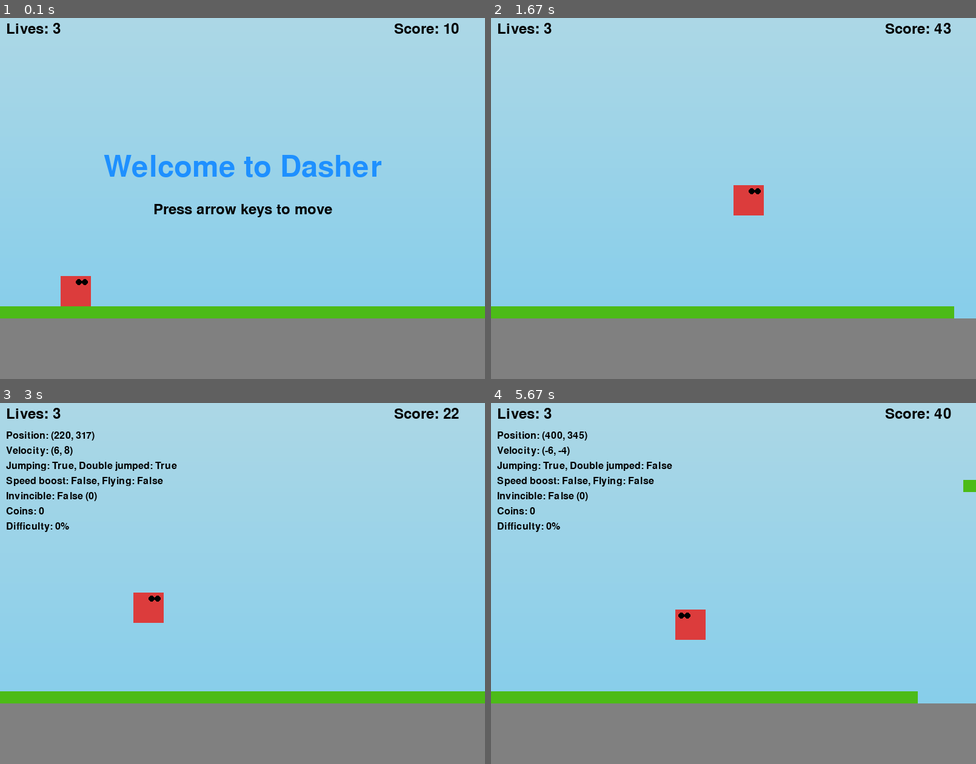
Above: before the commit, frames 1-4 (two rows, left to right).
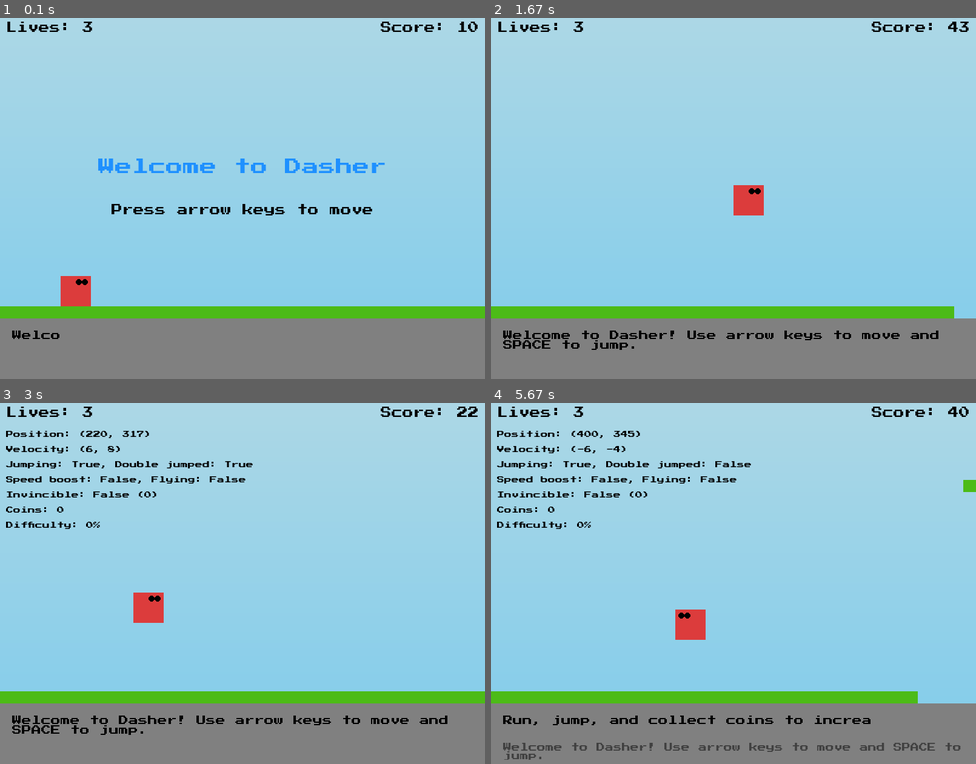
Above: after the commit, the same moments.

Repository: jakezhiming/dasher
Game: pygame game, started from main.py
The game is run twice, just before and just after one commit, with the same random seed, the same clock (stepped at 60 frames per second) and the same inputs.
Inputs:
- Up to frame 1 (0.1 s): no input
- Up to frame 2 (1.67 s): tap D at 0.33, 0.82 s; hold Right 0.67-1.13 s; tap Space at 0.73, 1.03, 1.23, 1.53 s; hold Right 1.17-1.63 s
- Up to frame 3 (3 s): hold Left 1.67-2.2 s; tap Space at 1.73, 2.03, 2.3, 2.6, 2.73 s; hold Left 2.23-2.63 s; tap D at 2.38 s; hold Right from 2.67 s (still down)
- Up to frame 4 (5.67 s): tap Space at 3.03, 3.4, 3.7, 3.9, 4.2, 4.4, 4.7, 5.47 s; release Right at 3.3 s; hold Left 3.33-3.8 s; hold Right 3.83-4.3 s; tap D at 3.98, 5.55 s; hold Right 4.33-4.8 s; hold Left from 5.4 s (still down)

The runs differ from the first frame. In frame 1, 2.9% of the frame differs, in the area x 1-99%, y 1-89%; in frame 2, 1.5%; in frame 3, 3.8%; in frame 4, 4.2%, in the area x 1-99%, y 1-99%.

Commit message:
add status messages, change font

Diff:
--- a/main.py
+++ b/main.py
@@ -3,6 +3,65 @@
 
 # Initialize Pygame
 pygame.init()
+
+# Load retro font
+FONT_PATH = "fonts/press-start-2p.ttf"
+
+# Function to get retro font with specified size
+def get_retro_font(size):
+    try:
+        return pygame.font.Font(FONT_PATH, size)
+    except:
+        # Fallback to default font if the retro font fails to load
+        print("Warning: Could not load retro font, using default font instead")
+        return pygame.font.Font(None, size)
+
+# Function to render text with proper wrapping to prevent cutoff
+def render_retro_text(text, size, color, max_width=None):
+    font = get_retro_font(size)
+
+    # If no max width specified or text fits, render normally
+    if max_width is None or font.size(text)[0] <= max_width:
+        return font.render(text, True, color)
+
+    # Text needs wrapping
+    words = text.split(' ')
+    lines = []
+    current_line = []
+
+    for word in words:
+        # Try adding the word to the current line
+        test_line = ' '.join(current_line + [word])
+        test_width = font.size(test_line)[0]
+
+        if test_width <= max_width:
+            # Word fits, add it to the current line
+            current_line.append(word)
+        else:
+            # Word doesn't fit, start a new line
+            if current_line:  # Only add the line if it's not empty
+                lines.append(' '.join(current_line))
+            current_line = [word]
+
+    # Add the last line if it's not empty
+    if current_line:
+        lines.append(' '.join(current_line))
+
+    # Render each line
+    line_surfaces = [font.render(line, True, color) for line in lines]
+
+    # Calculate the total height needed
+    line_height = font.get_linesize()
+    total_height = line_height * len(line_surfaces)
+
+    # Create a surface to hold all lines
+    text_surface = pygame.Surface((max_width, total_height), pygame.SRCALPHA)
+
+    # Blit each line onto the surface
+    for i, line_surface in enumerate(line_surfaces):
+        text_surface.blit(line_surface, (0, i * line_height))
+
+    return text_surface
 
 # Constants
 WIDTH = 800
@@ -30,6 +89,7 @@
 # Colors
 BLACK = (0, 0, 0)
 WHITE = (255, 255, 255)
+DARK_GREY = (64, 64, 64)
 RED = (220, 60, 60)        # Softer red for player
 DARK_RED = (180, 0, 0)     # Darker red for damage invincibility
 GREEN = (76, 187, 23)      # Vibrant green for floors/platforms
@@ -51,6 +111,11 @@
 space_key_pressed = False  # Track if space key was pressed in the previous frame
 show_debug = False  # Initialize debug display flag
 d_key_pressed = False  # Track D key state to prevent multiple toggles
+
+# Game over states
+GAME_RUNNING = 0
+GAME_LOST_MESSAGE = 1
+GAME_OVER = 2
 
 # Collision detection
 def collide(rect1, rect2):
@@ -123,7 +188,7 @@
             pygame.draw.circle(screen, BLACK, (int(screen_x + 20), eye_y), 5)
 
     def update(self, floors, platforms, obstacles, coins, power_ups):
-        global game_over
+        global game_over, game_state
 
         if self.immobilized:
             if pygame.time.get_ticks() - self.immobilized_timer > IMMOBILIZED_DURATION:
@@ -224,6 +289,9 @@
         if self.y > PLAY_AREA_HEIGHT:
             self.lives -= 1
             if self.lives > 0:
+                # Reset the last_life message flag if we have more than 1 life left
+                if self.lives > 1:
+                    message_manager.shown_messages.discard("last_life")
                 self.x = self.respawn_x
                 self.y = self.respawn_y
                 self.vx = 0
@@ -238,6 +306,9 @@
         if obstacle_collision and not self.invincible:
             self.lives -= 1
             if self.lives > 0:
+                # Reset the last_life message flag if we have more than 1 life left
+                if self.lives > 1:
+                    message_manager.shown_messages.discard("last_life")
                 self.start_invincibility(from_damage=True)
                 # Push player away from obstacle slightly to prevent immediate re-collision
                 if collided_obstacle:
@@ -268,6 +339,8 @@
                     self.flying_timer = pygame.time.get_ticks()
                 elif power_up.type == 'invincibility':
                     self.start_invincibility(from_damage=False)
+                elif power_up.type == 'life':
+                    self.add_life()
                 power_ups.remove(power_up)
 
         # Update power-up effects
@@ -290,6 +363,14 @@
         self.invincible = True
         self.invincible_timer = pygame.time.get_ticks()
         self.invincible_from_damage = from_damage
+
+    def add_life(self):
+        """Add a life to the player and reset the last_life message flag."""
+        self.lives += 1
+        # Reset the last_life message flag so it can be shown again if needed
+        message_manager.shown_messages.discard("last_life")
+        # Display a message when a life is added
+        message_manager.set_message("Yippee! Extra life collected!")
 
 # Floor class
 class Floor:
@@ -354,7 +435,7 @@
         self.center_y = self.y + self.radius
 
     def draw(self, camera_x):
-        color = BLUE if self.type == 'speed' else CYAN if self.type == 'flying' else MAGENTA
+        color = BLUE if self.type == 'speed' else CYAN if self.type == 'flying' else MAGENTA if self.type == 'invincibility' else RED if self.type == 'life' else MAGENTA
         # Draw a circle instead of a rectangle
         pygame.draw.circle(screen, color, (self.center_x - camera_x, self.center_y), self.radius)
 
@@ -411,61 +492,189 @@
     elif player.x < camera_x + WIDTH * 0.3:
         camera_x = max(dynamic_left_boundary, player.x - WIDTH * 0.3)
 
-# Status bar
+class StatusMessageManager:
+    def __init__(self):
+        self.current_message = ""
+        self.target_message = ""
+        self.display_index = 0
+        self.last_char_time = 0
+        self.char_delay = 5  # Milliseconds between characters
+        self.last_default_time = 0
+        self.default_message_delay = 5000  # 5 seconds between default messages
+        self.default_message_index = 0
+
+        # Keep track of the last two messages
+        self.previous_message = ""
+        self.current_full_message = ""
+
+        # Track messages that should only be shown once
+        self.shown_messages = set()
+
+        # Initialize with a welcome message
+        self.set_message("Welcome to Dasher! Use arrow keys to move and SPACE to jump.")
+
+    def set_message(self, message):
+        """Set a new message. Newer messages always take precedence."""
+        if message != self.target_message:
+            # Save the current message as previous before setting the new one
+            if self.current_full_message:
+                self.previous_message = self.current_full_message
+
+            self.target_message = message
+            self.current_full_message = message
+            self.display_index = 0
+            self.last_char_time = pygame.time.get_ticks()
+
+    def update(self):
+        """Update the streaming text effect."""
+        current_time = pygame.time.get_ticks()
+
+        # If we're still streaming the message
+        if self.display_index < len(self.target_message):
+            if current_time - self.last_char_time > self.char_delay:
+                self.display_index += 1
+                self.current_message = self.target_message[:self.display_index]
+                self.last_char_time = current_time
+        else:
+            # Message is fully displayed
+            self.current_message = self.target_message
+
+        return self.current_message
+
+    def can_show_default_message(self):
+        """Check if enough time has passed to show a new default message."""
+        return pygame.time.get_ticks() - self.last_default_time > self.default_message_delay
+
+    def set_default_message_shown(self):
+        """Mark that a default message has been shown."""
+        self.last_default_time = pygame.time.get_ticks()
+        self.default_message_index = (self.default_message_index + 1) % 5  # Cycle through 5 default messages
+
+    def get_previous_message(self):
+        """Get the previous message."""
+        return self.previous_message
+
+    def has_shown_message(self, message_key):
+        """Check if a specific message has already been shown."""
+        return message_key in self.shown_messages
+
+    def mark_message_shown(self, message_key):
+        """Mark a specific message as having been shown."""
+        self.shown_messages.add(message_key)
+
+# Create a global instance of the message manager
+message_manager = StatusMessageManager()
+
+def get_status_message(player):
+    """
+    Generate a status message based on the current game state.
+    This function will be easy to replace with an LLM-based solution in the future.
+    """
+    # Default messages that cycle based on time
+    default_messages = [
+        "Run, jump, and collect coins to increase your score!",
+        "Watch out for obstacles ahead!",
+        "Try to go as far as you can!",
+        "Collect power-ups to gain special abilities!",
+        "Press SPACE to jump. Double-tap to double jump!"
+    ]
+
+    # Priority order for messages (most important first)
+    if player.lives == 1 and not message_manager.has_shown_message("last_life"):
+        message_manager.set_message("You're on your last life! Be careful!")
+        message_manager.mark_message_shown("last_life")
+    elif player.lives > 0 and player.invincible and player.invincible_from_damage:
+        message_manager.set_message("Ouch! You're temporarily invincible after taking damage.")
+    elif player.invincible and not player.invincible_from_damage:
+        message_manager.set_message("You're invincible! Nothing can hurt you now!")
+    elif player.flying:
+        message_manager.set_message("You can fly now! Press SPACE to soar through the sky!")
+    elif player.speed_boost:
+        message_manager.set_message("Super speed activated! Zoom zoom!")
+    elif player.immobilized:
+        message_manager.set_message("You're stuck! Wait to regain movement.")
+    # Only show default messages if it's been a while since the last one
+    elif message_manager.can_show_default_message():
+        message_manager.set_message(default_messages[message_manager.default_message_index])
+        message_manager.set_default_message_shown()
+
+    # Update and return the current streaming message
+    return message_manager.update()
+
 def draw_status_bar(player):
     # Draw lives at top left
-    font = pygame.font.Font(None, 36)
-    lives_text = font.render(f"Lives: {player.lives}", True, BLACK)
+    lives_text = render_retro_text(f"Lives: {player.lives}", 18, BLACK)
     screen.blit(lives_text, (10, 10))
 
     # Draw score at top right
-    score_text = font.render(f"Score: {player.score}", True, BLACK)
-    screen.blit(score_text, (WIDTH - 150, 10))
-
-    # Status bar is kept empty as requested
+    score_text = render_retro_text(f"Score: {player.score}", 18, BLACK)
+    score_rect = score_text.get_rect()
+    screen.blit(score_text, (WIDTH - score_rect.width - 10, 10))
+
+    # Draw status bar with message
     pygame.draw.rect(screen, GRAY, (0, PLAY_AREA_HEIGHT, WIDTH, STATUS_BAR_HEIGHT))
+
+    # Get and display the streaming status message
+    message = get_status_message(player)
+
+    # Calculate max width for messages (leave some margin on both sides)
+    max_message_width = WIDTH - 40
+
+    # Display previous message in second row (slightly smaller and faded)
+    previous_message = message_manager.get_previous_message()
+    if previous_message:
+        prev_text = render_retro_text(previous_message, 14, DARK_GREY, max_message_width)
+        screen.blit(prev_text, (20, PLAY_AREA_HEIGHT + STATUS_BAR_HEIGHT - 35))
+
+    # Display current message in first row
+    message_text = render_retro_text(message, 16, BLACK, max_message_width)
+    screen.blit(message_text, (20, PLAY_AREA_HEIGHT + 20))
 
 # New function to display debug information
 def draw_debug_info(player):
-    font = pygame.font.Font(None, 24)
     y_pos = 50  # Start position for debug info
     line_height = 25
 
-    # Player position
-    pos_text = font.render(f"Position: ({int(player.x)}, {int(player.y)})", True, BLACK)
+    # Calculate difficulty percentage
+    if player.x <= DIFFICULTY_START_DISTANCE:
+        difficulty_percentage = 0
+    elif player.x >= DIFFICULTY_MAX_DISTANCE:
+        difficulty_percentage = 100
+    else:
+        difficulty_percentage = int((player.x - DIFFICULTY_START_DISTANCE) / (DIFFICULTY_MAX_DISTANCE - DIFFICULTY_START_DISTANCE) * 100)
+
+    # Display player position
+    pos_text = render_retro_text(f"Position: ({int(player.x)}, {int(player.y)})", 12, BLACK)
     screen.blit(pos_text, (10, y_pos))
     y_pos += line_height
 
-    # Player velocity
-    vel_text = font.render(f"Velocity: ({int(player.vx)}, {int(player.vy)})", True, BLACK)
+    # Display player velocity
+    vel_text = render_retro_text(f"Velocity: ({int(player.vx)}, {int(player.vy)})", 12, BLACK)
     screen.blit(vel_text, (10, y_pos))
     y_pos += line_height
 
-    # Player state
-    state_text = font.render(f"Jumping: {player.jumping}, Double jumped: {player.double_jumped}", True, BLACK)
+    # Display player state
+    state_text = render_retro_text(f"Jumping: {player.jumping}, Double jumped: {player.double_jumped}", 12, BLACK)
     screen.blit(state_text, (10, y_pos))
     y_pos += line_height
 
-    # Power-ups
-    powerup_text = font.render(f"Speed boost: {player.speed_boost}, Flying: {player.flying}", True, BLACK)
+    # Display power-up status
+    powerup_text = render_retro_text(f"Speed boost: {player.speed_boost}, Flying: {player.flying}", 12, BLACK)
     screen.blit(powerup_text, (10, y_pos))
     y_pos += line_height
 
-    # Invincibility
-    invincible_text = font.render(f"Invincible: {player.invincible} ({player.invincible_timer})", True, BLACK)
+    # Display invincibility status
+    invincible_text = render_retro_text(f"Invincible: {player.invincible} ({player.invincible_timer})", 12, BLACK)
     screen.blit(invincible_text, (10, y_pos))
     y_pos += line_height
 
-    # Coin score
-    coin_text = font.render(f"Coins: {player.coin_score}", True, BLACK)
+    # Display coin count
+    coin_text = render_retro_text(f"Coins: {player.coin_score}", 12, BLACK)
     screen.blit(coin_text, (10, y_pos))
     y_pos += line_height
 
-    # Difficulty
-    progress = max(0, player.furthest_right_position - DIFFICULTY_START_DISTANCE)
-    difficulty_factor = min(1.0, progress / (DIFFICULTY_MAX_DISTANCE - DIFFICULTY_START_DISTANCE))
-    difficulty_percentage = int(difficulty_factor * 100)
-    difficulty_text = font.render(f"Difficulty: {difficulty_percentage}%", True, BLACK)
+    # Display difficulty percentage
+    difficulty_text = render_retro_text(f"Difficulty: {difficulty_percentage}%", 12, BLACK)
     screen.blit(difficulty_text, (10, y_pos))
 
 # Generate new map segment
@@ -672,7 +881,7 @@
                 power_ups.append(PowerUp(
                     powerup_x,
                     powerup_y,
-                    random.choice(['speed', 'flying', 'invincibility'])
+                    random.choice(['speed', 'flying', 'invincibility', 'life'])
                 ))
                 break
 
@@ -717,8 +926,9 @@
 coins = []
 power_ups = []
 game_over = False
-player_has_moved = False  # Track if the player has moved
-player.start_invincibility(from_damage=False)
+game_state = GAME_RUNNING
+game_over_timer = 0
+player_has_moved = False
 
 # Main loop
 running = True
@@ -727,7 +937,7 @@
         if event.type == pygame.QUIT:
             running = False
 
-    if not game_over:
+    if game_state == GAME_RUNNING:
         # Game logic
         handle_input(player)
 
@@ -762,25 +972,58 @@
 
         # Draw welcome text if player hasn't moved yet
         if not player_has_moved:
-            font = pygame.font.Font(None, 72)
-            text = font.render("Welcome to Dasher", True, (30, 144, 255))  # Using BLUE color
+            text = render_retro_text("Welcome to Dasher", 28, BLUE)
             text_rect = text.get_rect(center=(WIDTH // 2, HEIGHT // 2 - 50))
             screen.blit(text, text_rect)
 
             # Add a smaller instruction text
-            font_small = pygame.font.Font(None, 36)
-            instruction = font_small.render("Press arrow keys to move", True, BLACK)
+            instruction = render_retro_text("Press arrow keys to move", 18, BLACK)
             instruction_rect = instruction.get_rect(center=(WIDTH // 2, HEIGHT // 2 + 20))
             screen.blit(instruction, instruction_rect)
 
-    if game_over:
-        font = pygame.font.Font(None, 72)
-        text = font.render("Game Over", True, RED)
+        # Check if game over was triggered
+        if game_over:
+            game_state = GAME_LOST_MESSAGE
+            game_over_timer = pygame.time.get_ticks()
+            message_manager.set_message("Game over! Try again next time!")
+            game_over = False  # Reset this flag since we're using game_state now
+
+    elif game_state == GAME_LOST_MESSAGE:
+        # Draw everything as it was
+        draw_gradient_background()
+        for floor in floors:
+            floor.draw(camera_x)
+        for platform in platforms:
+            platform.draw(camera_x)
+        for obstacle in obstacles:
+            obstacle.draw(camera_x)
+        for coin in coins:
+            coin.draw(camera_x)
+        for power_up in power_ups:
+            power_up.draw(camera_x)
+        player.draw(camera_x)
+        draw_status_bar(player)
+
+        # Check if enough time has passed to show game over
+        if pygame.time.get_ticks() - game_over_timer > 2000:  # 2 seconds for "try again" message
+            game_state = GAME_OVER
+            game_over_timer = pygame.time.get_ticks()
+
+    elif game_state == GAME_OVER:
+        # Draw the game over screen
+        draw_gradient_background()
+        text = render_retro_text("Game Over", 28, RED)
         text_rect = text.get_rect(center=(WIDTH // 2, HEIGHT // 2))
         screen.blit(text, text_rect)
-        pygame.display.flip()
-        pygame.time.wait(2000)
-        running = False
+
+        # Show final score
+        score_text = render_retro_text(f"Final Score: {player.score}", 18, BLACK)
+        score_rect = score_text.get_rect(center=(WIDTH // 2, HEIGHT // 2 + 60))
+        screen.blit(score_text, score_rect)
+
+        # Exit after showing game over for a while
+        if pygame.time.get_ticks() - game_over_timer > 2000:  # 2 seconds for game over screen
+            running = False
 
     pygame.display.flip()
     clock.tick(60)
Binary file added: fonts/press-start-2p.ttf
